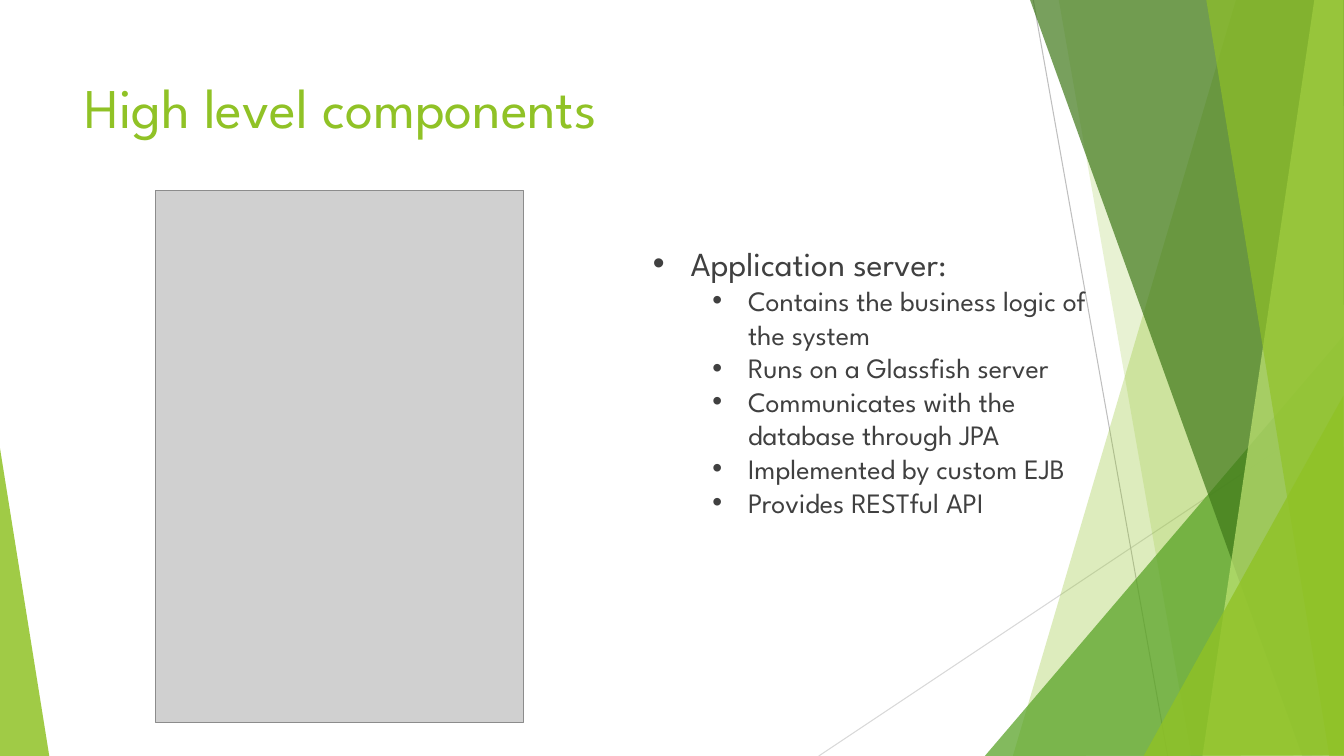
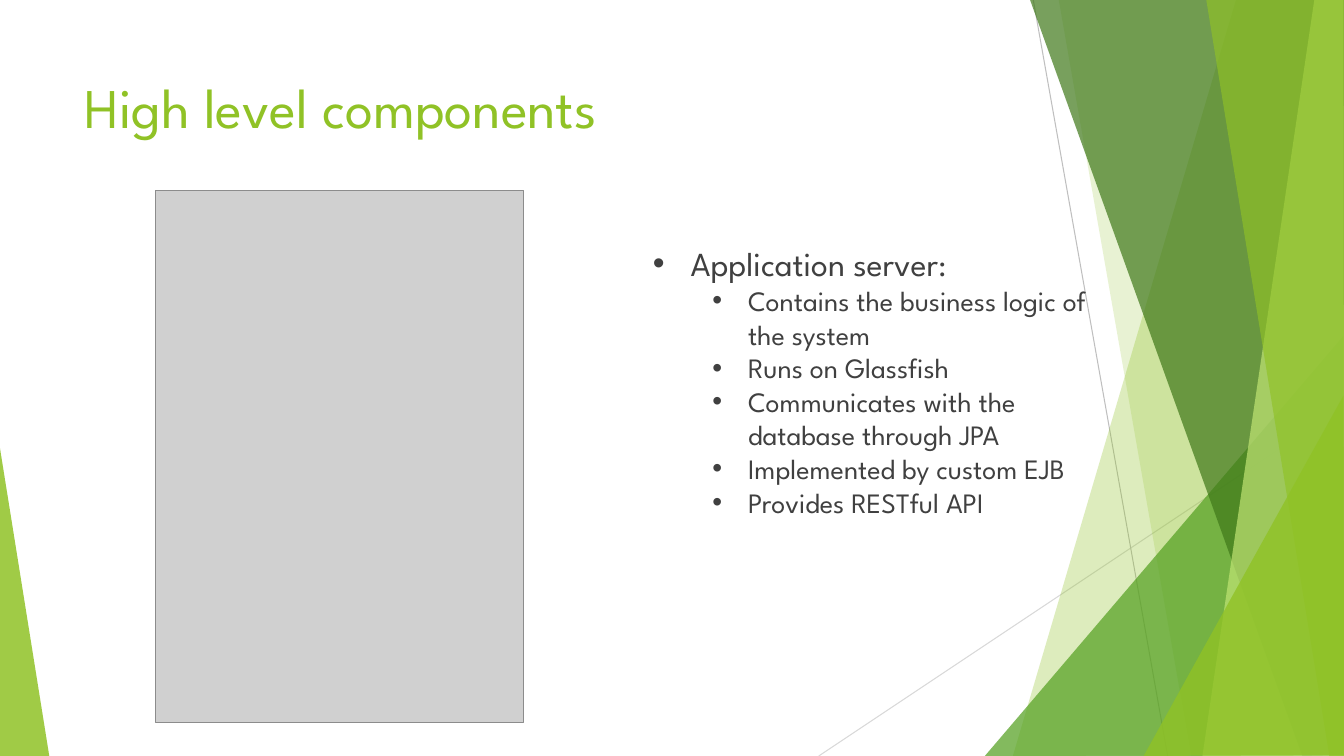
Before and after one commit to LorenzoBinosi/SW2Project, a slide deck: slide 10 of Presentation/Presentation.odp. Drawn at 1344x756 pixels with LibreOffice and Linux fonts; fonts in the diff are those of the drawing; grey boxes stand for pictures. Boxes give left, top, right and bottom in pixels: in the first picture for what was removed or moved away, otherwise in the second. Text is boxed around its words. In the diff, an @@ line names an element or a change of style, - is before the commit and + after.

```diff
--- a/Presentation/Presentation.odp
+++ b/Presentation/Presentation.odp
@@ text at (x1=748, y1=358, x2=949, y2=379): text changed @@
-  • Runs on a Glassfish server
+  • Runs on Glassfish
```
Also in this commit, not shown: 1 other file.
